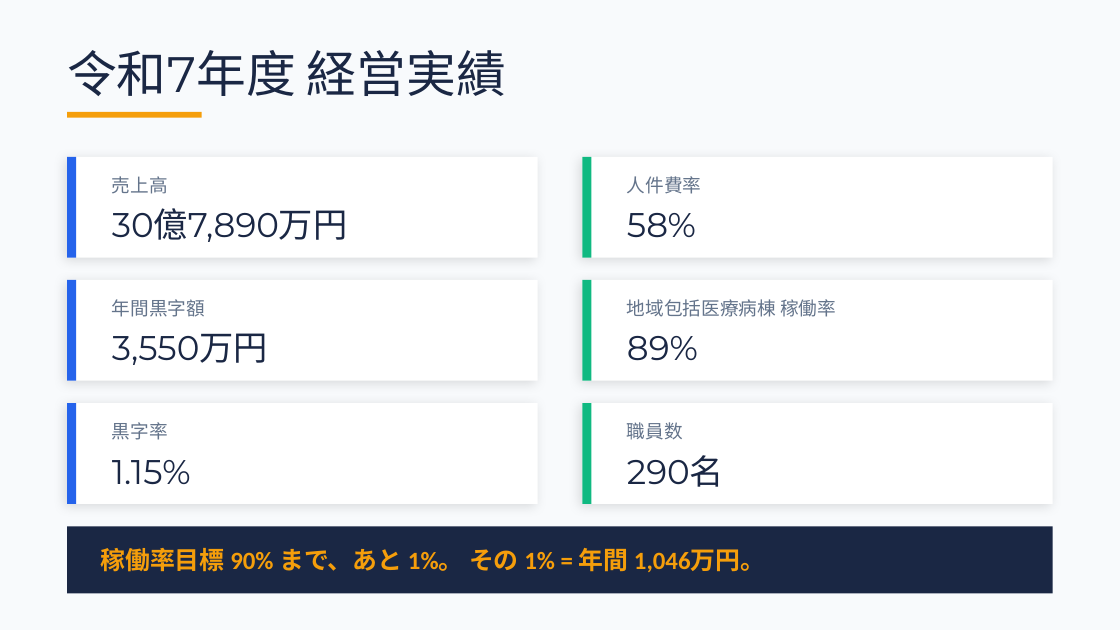
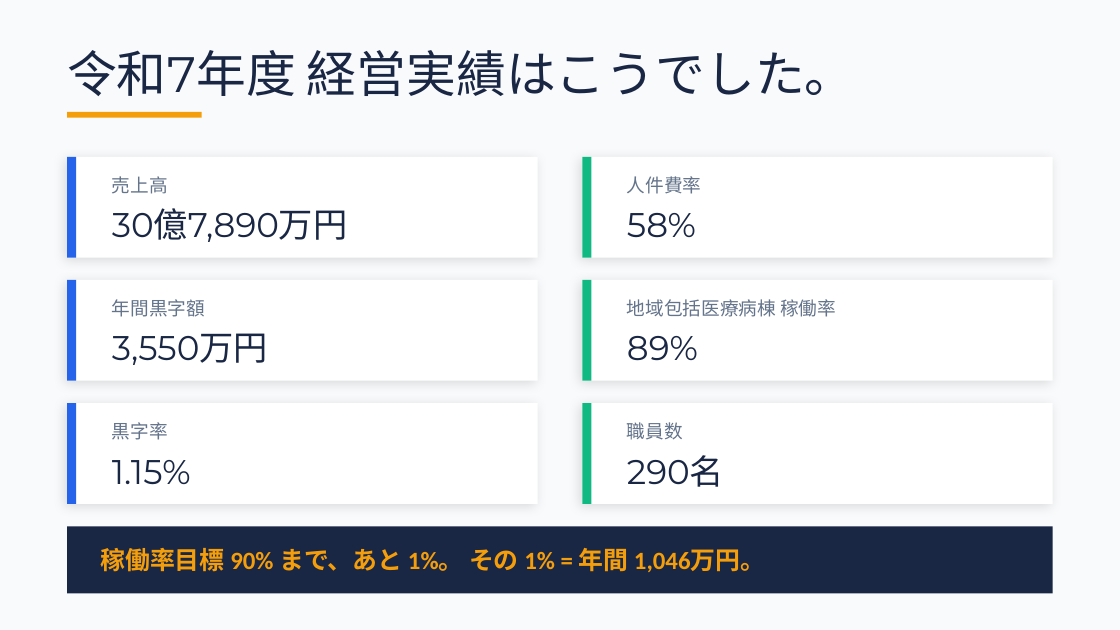
Before and after one commit to torukubota2023/bed-control-simulator, a slide deck: slide 4 of docs/admin/bed_control_evolution_presentation.pptx. Drawn at 1120x630 pixels with LibreOffice and Linux fonts; fonts in the diff are those of the drawing. Boxes give left, top, right and bottom in pixels: in the first picture for what was removed or moved away, otherwise in the second. Text is boxed around its words. In the diff, an @@ line names an element or a change of style, - is before the commit and + after.

```diff
--- a/docs/admin/bed_control_evolution_presentation.pptx
+++ b/docs/admin/bed_control_evolution_presentation.pptx
@@ text at [67, 50, 855, 96]: text changed @@
-令和7年度 経営実績
+令和7年度 経営実績はこうでした。
```
Also in this commit, not shown: 6 other slides changed.
